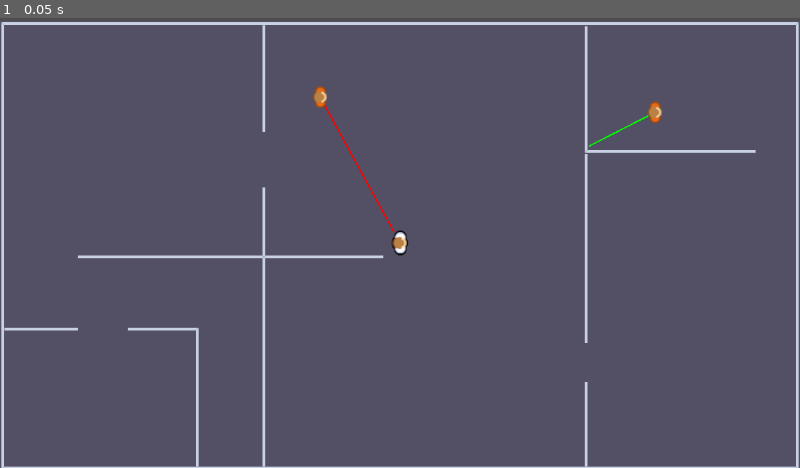
Above: before the commit, frame 1.
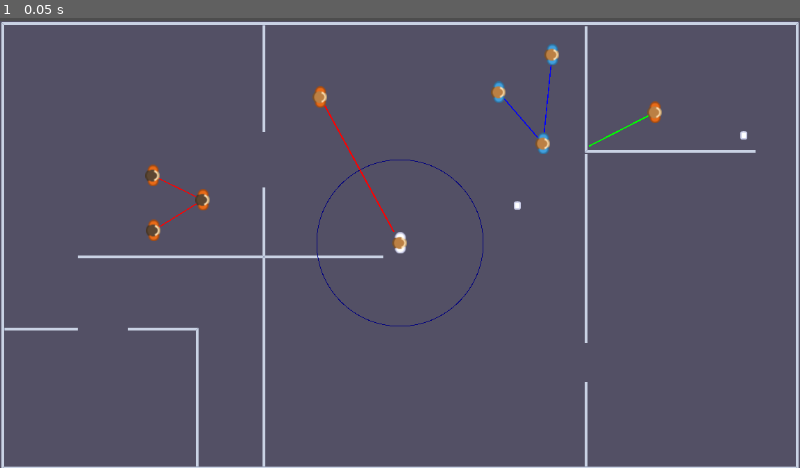
Above: after the commit, the same moment.

Repository: ImJustJC/a-mask-2-mask
Game: Godot game, scene res://Scenes/playground.tscn
The game is run twice, just before and just after one commit, with the same random seed, the same clock (stepped at 60 frames per second) and the same inputs.
Inputs:
- Up to frame 1 (0.05 s): no input

The runs differ from the first frame. In frame 1, 0.7% of the frame differs, in the area x 18-94%, y 5-69%.

Commit message:
NPC blobs by mask type

Diff:
--- /dev/null
+++ b/Scenes/Prefabs/NPC.tscn
@@ -0,0 +1,18 @@
+[gd_scene format=3 uid="uid://iw5vgtosbto7"]
+
+[ext_resource type="Texture2D" uid="uid://d1yhnjxe8df5b" path="res://Assets/KenneySports/Blue/characterBlue (1).png" id="1_og3jx"]
+[ext_resource type="Script" uid="uid://cfs5y4hei781h" path="res://Scripts/MaskedNPC.gd" id="2_nut7w"]
+
+[sub_resource type="CircleShape2D" id="CircleShape2D_nut7w"]
+radius = 15.0
+
+[node name="Npc" type="Sprite2D" unique_id=1236557514]
+texture = ExtResource("1_og3jx")
+script = ExtResource("2_nut7w")
+
+[node name="StaticBody2D" type="StaticBody2D" parent="." unique_id=684746694]
+collision_layer = 4
+collision_mask = 4
+
+[node name="CollisionShape2D" type="CollisionShape2D" parent="StaticBody2D" unique_id=129880613]
+shape = SubResource("CircleShape2D_nut7w")
--- a/Scenes/Prefabs/PickupMask.tscn
+++ b/Scenes/Prefabs/PickupMask.tscn
@@ -1,12 +1,13 @@
 [gd_scene format=3 uid="uid://c0psy4x53uq38"]
 
-[ext_resource type="Texture2D" uid="uid://crfbpjndq1mve" path="res://Assets/KenneySports/Equipment/ball_soccer2.png" id="1_dxyyd"]
+[ext_resource type="Texture2D" uid="uid://pm2vnnqcmslh" path="res://Assets/KenneySports/Equipment/card_white.png" id="1_i06g7"]
 [ext_resource type="Script" uid="uid://dmagjprayd7p" path="res://Scripts/PickableMask.gd" id="1_lccfv"]
 
 [sub_resource type="CircleShape2D" id="CircleShape2D_yj4gy"]
 radius = 19.0
 
-[node name="PickupMask" type="Node2D" unique_id=506158007]
+[node name="PickupMask" type="Sprite2D" unique_id=1138106261]
+texture = ExtResource("1_i06g7")
 script = ExtResource("1_lccfv")
 
 [node name="StaticBody2D" type="Area2D" parent="." unique_id=1919359322]
@@ -16,8 +17,4 @@
 [node name="CollisionShape2D" type="CollisionShape2D" parent="StaticBody2D" unique_id=944001716]
 shape = SubResource("CircleShape2D_yj4gy")
 
-[node name="BallVolley2" type="Sprite2D" parent="." unique_id=2135632846]
-scale = Vector2(2, 2)
-texture = ExtResource("1_dxyyd")
-
 [connection signal="body_entered" from="StaticBody2D" to="." method="player_collided"]
--- a/Scenes/playground.tscn
+++ b/Scenes/playground.tscn
@@ -8,6 +8,9 @@
 [ext_resource type="PackedScene" uid="uid://kpvv5w17jkd5" path="res://Scenes/GameUI.tscn" id="5_3e07v"]
 [ext_resource type="Script" uid="uid://bsnd3ks4k631y" path="res://Scripts/EnemyManager.gd" id="7_opmy1"]
 [ext_resource type="PackedScene" uid="uid://b2pd2npbcgrsq" path="res://Scenes/Prefabs/SecurityGuy.tscn" id="8_wqftc"]
+[ext_resource type="Script" uid="uid://dob2fmielsvow" path="res://Scripts/NPCMatcher.gd" id="9_6hjy0"]
+[ext_resource type="PackedScene" uid="uid://iw5vgtosbto7" path="res://Scenes/Prefabs/NPC.tscn" id="9_m3lqc"]
+[ext_resource type="Texture2D" uid="uid://7jmug1avj84k" path="res://Assets/KenneySports/Red/characterRed (3).png" id="11_73bjl"]
 
 [sub_resource type="TileSetAtlasSource" id="TileSetAtlasSource_opmy1"]
 texture = ExtResource("1_vl51c")
@@ -102,6 +105,9 @@
 physics_layer_0/collision_mask = 17
 sources/1 = SubResource("TileSetAtlasSource_vl51c")
 
+[sub_resource type="CircleShape2D" id="CircleShape2D_73bjl"]
+radius = 120.0
+
 [sub_resource type="RectangleShape2D" id="RectangleShape2D_6xle2"]
 size = Vector2(20, 32)
 
@@ -118,26 +124,28 @@
 tile_map_data = PackedByteArray("AAC4/ycAAQAAAAEAAAC4/yYAAQAAAAEAAAC4/yUAAQAAAAEAAAC4/yQAAQAAAAEAAAC4/yMAAQAAAAEAAAC4/y …(11456 unchanged characters)…
 tile_set = SubResource("TileSet_opmy1")
 
-[node name="PlayerBody" type="CharacterBody2D" parent="." unique_id=1924925046 node_paths=PackedStringArray("UI_MANAGER")]
+[node name="PlayerBody" type="CharacterBody2D" parent="." unique_id=1924925046 node_paths=PackedStringArray("UI_MANAGER", "NPCMatchs")]
 collision_layer = 17
-collision_mask = 17
+collision_mask = 21
 script = ExtResource("1_6xle2")
 SPEED = 350.0
+NPC_CHECK_SHAPE = SubResource("CircleShape2D_73bjl")
+NPC_CHECK_COLMASK = 4
 UI_MANAGER = NodePath("../GameUi")
+NPCMatchs = NodePath("../NPCs")
 
 [node name="CollisionShape2D" type="CollisionShape2D" parent="PlayerBody" unique_id=327632685]
 shape = SubResource("RectangleShape2D_6xle2")
 
 [node name="PlayerShadow" type="Sprite2D" parent="PlayerBody" unique_id=1361893136]
 modulate = Color(0, 0, 0, 1)
-scale = Vector2(1.15, 1.15)
+scale = Vector2(1.2, 1.2)
 texture = ExtResource("1_uof5o")
 
 [node name="PlayerSprite" type="Sprite2D" parent="PlayerBody" unique_id=282157986]
 texture = ExtResource("3_u4ce8")
 
 [node name="Node2D" type="Node2D" parent="." unique_id=1572842821]
-position = Vector2(1252, -154)
 
 [node name="PickMask_UP" parent="Node2D" unique_id=506158007 instance=ExtResource("4_qyfof")]
 position = Vector2(169, -54)
@@ -145,6 +153,7 @@
 MaskColorModulate = Color(0, 0, 1, 1)
 
 [node name="PickMask_DOWN" parent="Node2D" unique_id=184362968 instance=ExtResource("4_qyfof")]
+visible = false
 position = Vector2(-446, -38)
 RelatedActionName = &"action_down"
 MaskColorModulate = Color(0, 1, 0, 1)
@@ -155,6 +164,7 @@
 MaskColorModulate = Color(1, 0, 0, 1)
 
 [node name="PickMask_RIGHT" parent="Node2D" unique_id=1876778702 instance=ExtResource("4_qyfof")]
+visible = false
 position = Vector2(-46, 243)
 RelatedActionName = &"action_right"
 MaskColorModulate = Color(1, 0, 1, 1)
@@ -173,3 +183,39 @@
 [node name="SecurityGuy2" parent="Enemies" unique_id=957296422 instance=ExtResource("8_wqftc")]
 position = Vector2(367, -188)
 VIEW_RANGE = 1500.0
+
+[node name="NPCs" type="Node2D" parent="." unique_id=1074115538]
+script = ExtResource("9_6hjy0")
+MASK_TYPES = Dictionary[StringName, Color]({
+&"action_down": Color(0, 1, 0, 1),
+&"action_left": Color(1, 0, 0, 1),
+&"action_right": Color(1, 0, 1, 1),
+&"action_up": Color(0, 0, 1, 1)
+})
+
+[node name="Npc" parent="NPCs" unique_id=1236557514 instance=ExtResource("9_m3lqc")]
+position = Vector2(142, -217)
+MASK_RELATIVE_ACTION = &"action_up"
+
+[node name="Npc2" parent="NPCs" unique_id=1712748092 instance=ExtResource("9_m3lqc")]
+position = Vector2(206, -143)
+MASK_RELATIVE_ACTION = &"action_up"
+
+[node name="Npc3" parent="NPCs" unique_id=516389212 instance=ExtResource("9_m3lqc")]
+position = Vector2(219, -271)
+MASK_RELATIVE_ACTION = &"action_up"
+
+[node name="Npc4" parent="NPCs" unique_id=1666715393 instance=ExtResource("9_m3lqc")]
+position = Vector2(-356, -97)
+texture = ExtResource("11_73bjl")
+MASK_RELATIVE_ACTION = &"action_left"
+
+[node name="Npc5" parent="NPCs" unique_id=915249177 instance=ExtResource("9_m3lqc")]
+position = Vector2(-284, -62)
+texture = ExtResource("11_73bjl")
+MASK_RELATIVE_ACTION = &"action_left"
+
+[node name="Npc6" parent="NPCs" unique_id=1305903902 instance=ExtResource("9_m3lqc")]
+position = Vector2(-355, -18)
+texture = ExtResource("11_73bjl")
+MASK_RELATIVE_ACTION = &"action_left"
--- a/Scripts/EnemyManager.gd
+++ b/Scripts/EnemyManager.gd
@@ -21,6 +21,8 @@
 	return MAIN_PLAYER.position;
 func get_player_global_position() -> Vector2:
 	return MAIN_PLAYER.global_position;
+func get_player_hidden() -> bool:
+	return MAIN_PLAYER.HiddenInBlob;
 
 func _draw() -> void:
 	for sg in EnemyCollection:
--- /dev/null
+++ b/Scripts/MaskedNPC.gd
@@ -0,0 +1,4 @@
+class_name MaskedNPC
+extends Sprite2D
+
+@export var MASK_RELATIVE_ACTION : StringName;
--- /dev/null
+++ b/Scripts/NPCMatcher.gd
@@ -0,0 +1,29 @@
+class_name NPCMatcher
+extends Node2D
+
+@export var MASK_TYPES : Dictionary[StringName, Color];
+var NPC_COLLECTION : Dictionary[StringName, Array];
+
+func _ready() -> void:
+	for c in get_children():
+		if c is not MaskedNPC:
+			continue;
+		var childNPC : MaskedNPC = c as MaskedNPC;
+		if NPC_COLLECTION.has(childNPC.MASK_RELATIVE_ACTION):
+			NPC_COLLECTION[childNPC.MASK_RELATIVE_ACTION].append(childNPC);
+		else:
+			NPC_COLLECTION[childNPC.MASK_RELATIVE_ACTION] = [childNPC];
+
+func get_npcs_of_type(maskType: StringName) -> Array:
+	return NPC_COLLECTION[maskType];
+
+func _process(_delta: float) -> void:
+	queue_redraw();
+
+func _draw() -> void:
+	for maskType in NPC_COLLECTION:
+		var arrayNPC : Array = NPC_COLLECTION[maskType];
+		var linePoints : PackedVector2Array;
+		for p in arrayNPC:
+			linePoints.append((p as MaskedNPC).position);
+		draw_polyline(linePoints, MASK_TYPES[maskType], 1.5);
--- a/Scripts/PlayerControl.gd
+++ b/Scripts/PlayerControl.gd
@@ -2,17 +2,25 @@
 extends CharacterBody2D
 
 @export var SPEED = 300.0
+@export var NPC_CHECK_SHAPE : CircleShape2D;
+@export_flags_2d_physics var NPC_CHECK_COLMASK : int;
+@export var NPC_CHECK_MIN_COUNT : int = 3;
 @export var MASK_COLLECTED : Dictionary[StringName, Color];
 
 @export var UI_MANAGER : UIManager;
+@export var NPCMatchs : NPCMatcher;
+
+var CurrentMask : StringName = "";
+var HiddenInBlob : bool = false;
 
 func _input(event: InputEvent) -> void:
 	for actionName in MASK_COLLECTED:
 		if event.is_action_released(actionName):
+			CurrentMask = actionName;
 			self.modulate = MASK_COLLECTED[actionName];
 			return;
 
-func _physics_process(delta: float) -> void:
+func _physics_process(_delta: float) -> void:
 	var direction_horizontal := Input.get_axis("left", "right")
 	var direction_vertical := Input.get_axis("up", "down")
 	if direction_horizontal:
@@ -24,7 +32,35 @@
 	else:
 		velocity.y = move_toward(velocity.x, 0, SPEED)
 
+	_check_npc_blob();
+
 	move_and_slide()
+
+func _check_npc_blob():
+	var space2d : PhysicsDirectSpaceState2D = get_world_2d().direct_space_state;
+	var query = PhysicsShapeQueryParameters2D.new();
+	query.shape = NPC_CHECK_SHAPE;
+	query.collision_mask = NPC_CHECK_COLMASK;
+	query.transform = Transform2D(0, self.position);
+	var result = space2d.intersect_shape(query);
+	var sameTypeCount = 0;
+	for c in result:
+		if c.collider.get_parent() is MaskedNPC:
+			if (c.collider.get_parent() as MaskedNPC).MASK_RELATIVE_ACTION == CurrentMask:
+				sameTypeCount += 1;
+	if sameTypeCount >= NPC_CHECK_MIN_COUNT:
+		$PlayerShadow.visible = true;
+		HiddenInBlob = true;
+	else:
+		$PlayerShadow.visible = false;
+		HiddenInBlob = false;
+	#print("Cast count: %d	Type count: %d" % [result.size(), sameTypeCount]);
+
+func _process(delta: float) -> void:
+	queue_redraw();
+
+func _draw() -> void:
+	draw_circle(Vector2.ZERO, NPC_CHECK_SHAPE.radius, Color.NAVY_BLUE, false, 1)
 
 func mask_collided(mask_item : PickableMask):
 	UI_MANAGER.add_mask(mask_item.RelatedActionName, mask_item.MaskColorModulate);
--- a/Scripts/SecurityGuy.gd
+++ b/Scripts/SecurityGuy.gd
@@ -15,9 +15,9 @@
 	var distance = PlayerPosition.distance_to(self.position);
 	if distance <= VIEW_RANGE:
 		var space2d : PhysicsDirectSpaceState2D = get_world_2d().direct_space_state;
-		var query = PhysicsRayQueryParameters2D.create(self.position, PlayerPosition);
+		var query = PhysicsRayQueryParameters2D.create(self.position, PlayerPosition, 1);
 		var result = space2d.intersect_ray(query);
-		var playerVisible = result.collider is PlayerControl
+		var playerVisible = result.collider is PlayerControl and not ParentManager.get_player_hidden();
 		ParentManager.trigger_player_detected(self, playerVisible, result.position)
 	else:
 		ParentManager.trigger_player_detected(self, false, Vector2.ZERO);
Not shown, added: Scripts/MaskedNPC.gd.uid
Not shown, added: Scripts/NPCMatcher.gd.uid
